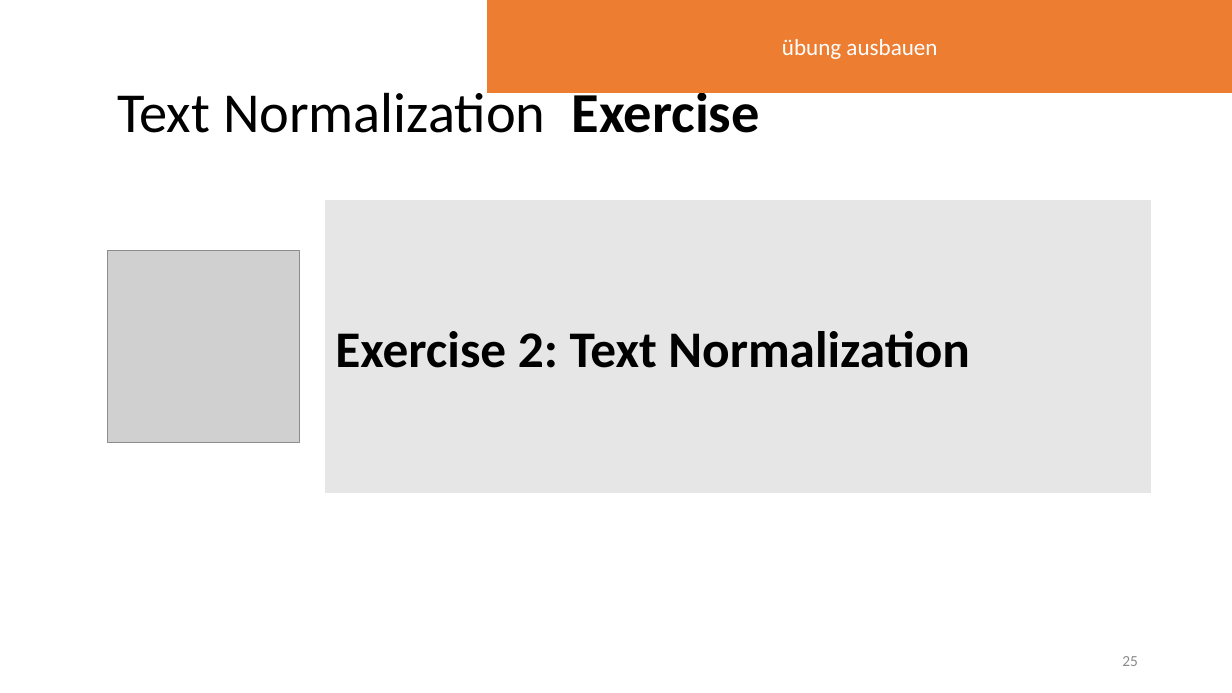
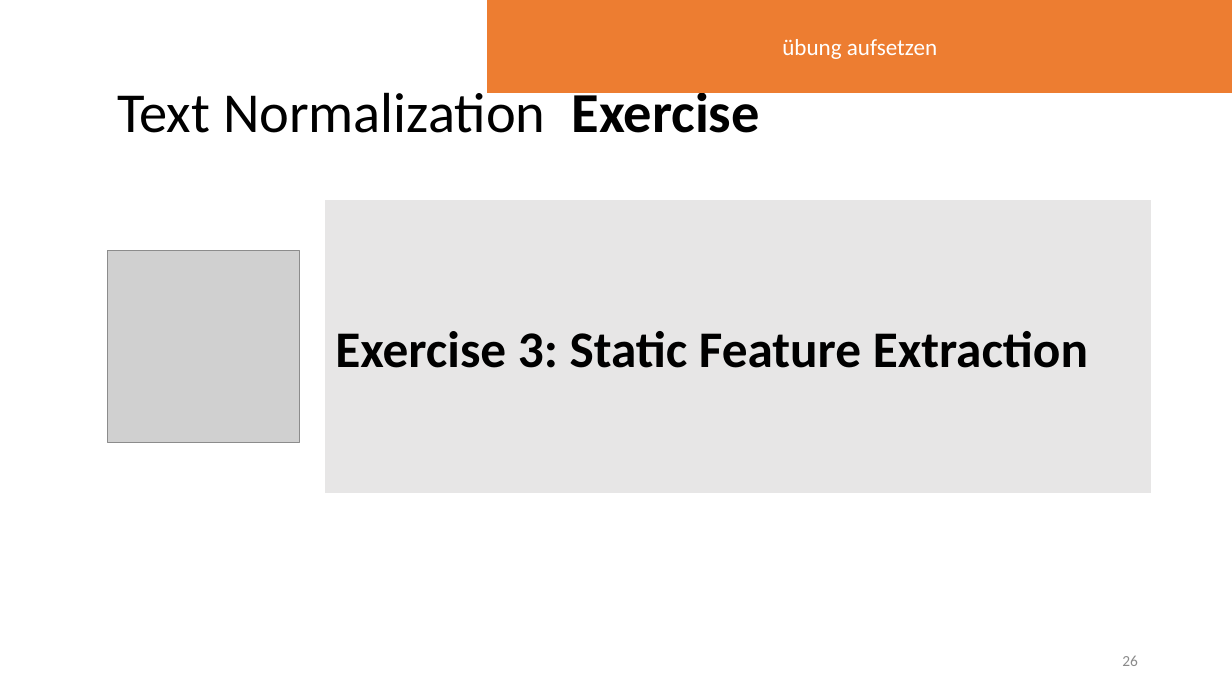
Before and after one commit to lisa-wm/consulting, a slide deck: slide 26 of 5_seminar/Contents_Part_02/slides/Präsentation_Teil2_Lisa.pptx (slide 25 before the commit). Drawn at 1232x693 pixels with LibreOffice and Linux fonts; fonts in the diff are those of the drawing; grey boxes stand for pictures. Boxes give left, top, right and bottom in pixels: in the first picture for what was removed or moved away, otherwise in the second. Text is boxed around its words. In the diff, an @@ line names an element or a change of style, - is before the commit and + after.

```diff
--- a/5_seminar/Contents_Part_02/slides/Präsentation_Teil2_Lisa.pptx
+++ b/5_seminar/Contents_Part_02/slides/Präsentation_Teil2_Lisa.pptx
@@ text in rectangle at bbox=[782, 39, 937, 59]: text changed @@
-übung ausbauen
+übung aufsetzen
@@ text in rectangle at bbox=[335, 331, 1088, 368]: text changed @@
-Exercise 2: Text Normalization
+Exercise 3: Static Feature Extraction
@@ page number at bbox=[1122, 655, 1138, 666]: text changed @@
-25
+26
```
Also in this commit, not shown: 5 other slides changed, 1 slide added, 1 slide removed.
